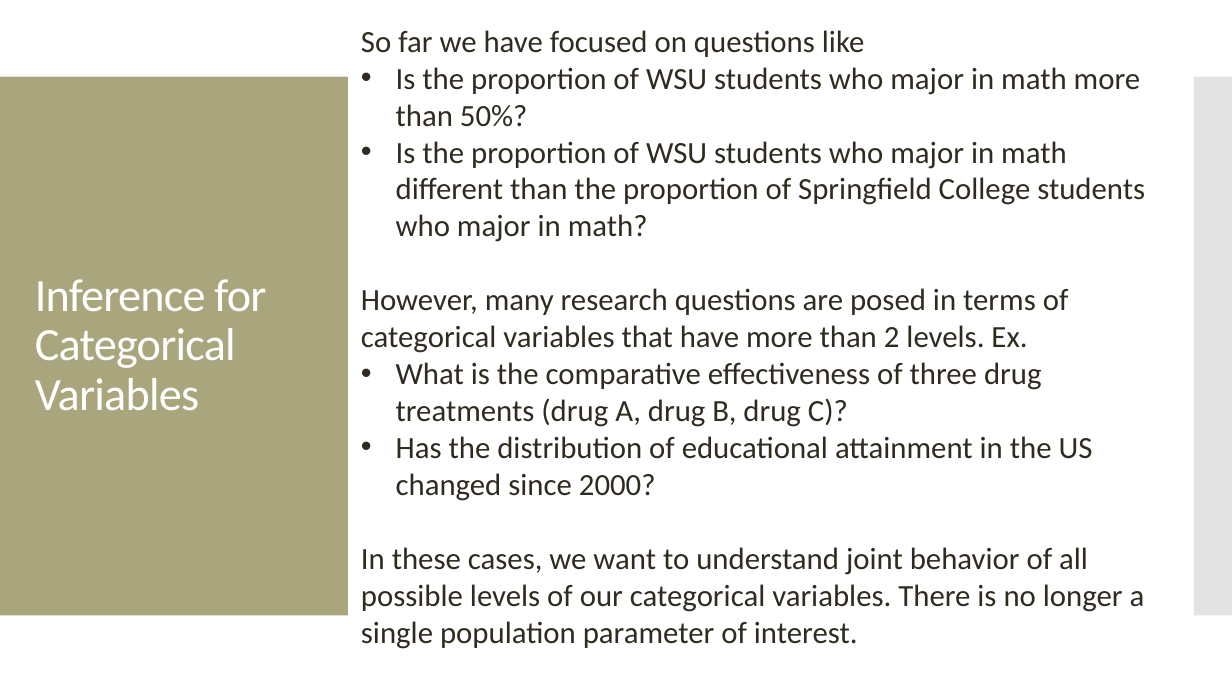
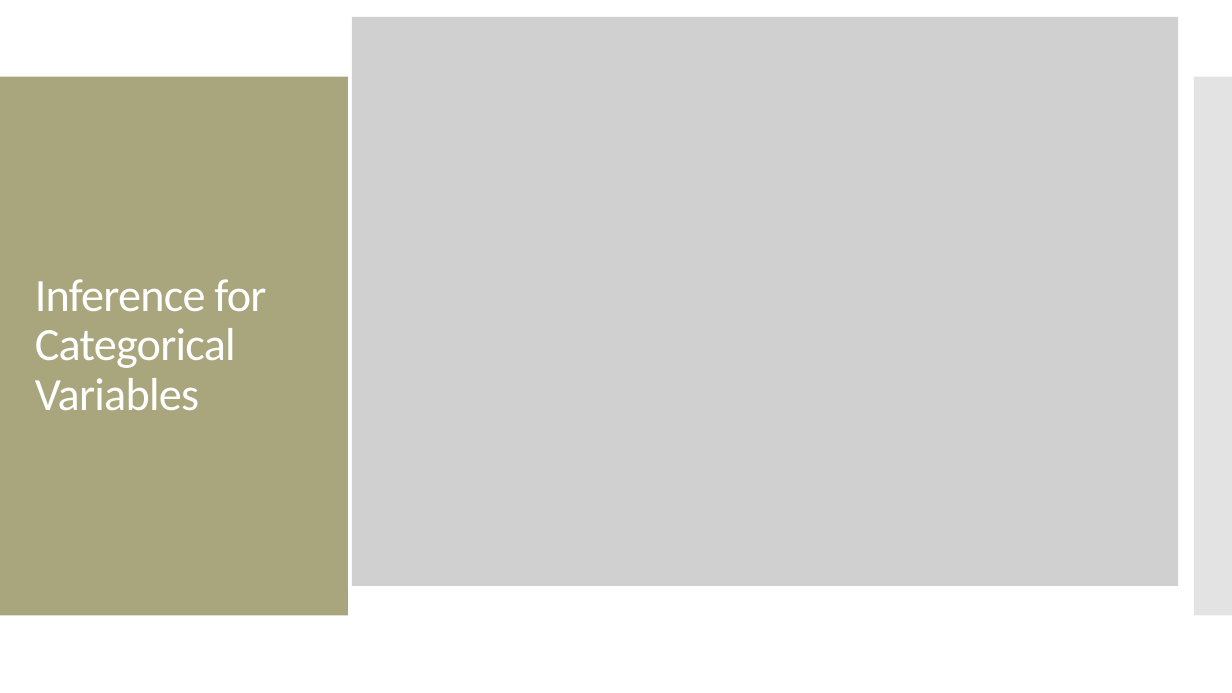
Before and after one commit to amosca01/MATH108-S24, a slide deck: slide 10 of slides/12-categorical-inference-pt2.pptx (slide 9 before the commit). Drawn at 1232x693 pixels with LibreOffice and Linux fonts; fonts in the diff are those of the drawing; grey boxes stand for pictures. Boxes give left, top, right and bottom in pixels: in the first picture for what was removed or moved away, otherwise in the second. Text is boxed around its words. In the diff, an @@ line names an element or a change of style, - is before the commit and + after.

```diff
--- a/slides/12-categorical-inference-pt2.pptx
+++ b/slides/12-categorical-inference-pt2.pptx
@@ picture added at [352, 17, 1178, 586] @@
@@ text removed at [361, 30, 1145, 649] @@
-So far we have focused on questions like
-• Is the proportion of WSU students who major in math more than 50%?
-• Is the proportion of WSU students who major in math different than the proportion of Springfield College students who major in math?
-However, many research questions are posed in terms of categorical variables that have more than 2 levels. Ex.
-• What is the comparative effectiveness of three drug treatments (drug A, drug B, drug C)?
-• Has the distribution of educational attainment in the US changed since 2000?
-In these cases, we want to understand joint behavior of all possible levels of our categorical variables. There is no longer a single population parameter of interest.
```
Also in this commit, not shown: 17 slides added, 8 other files.
